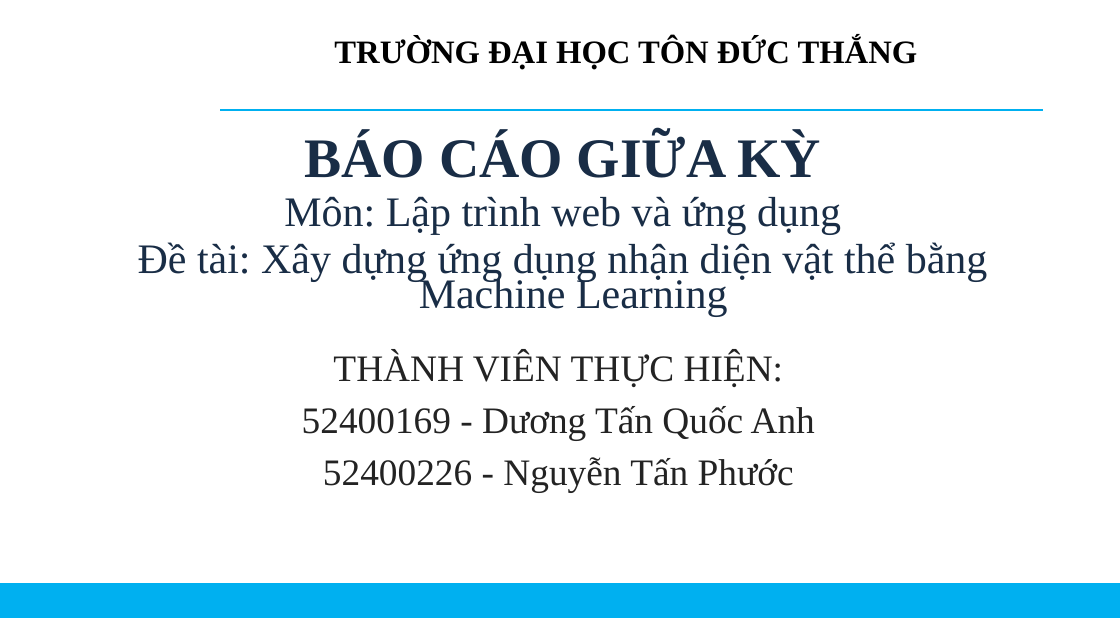
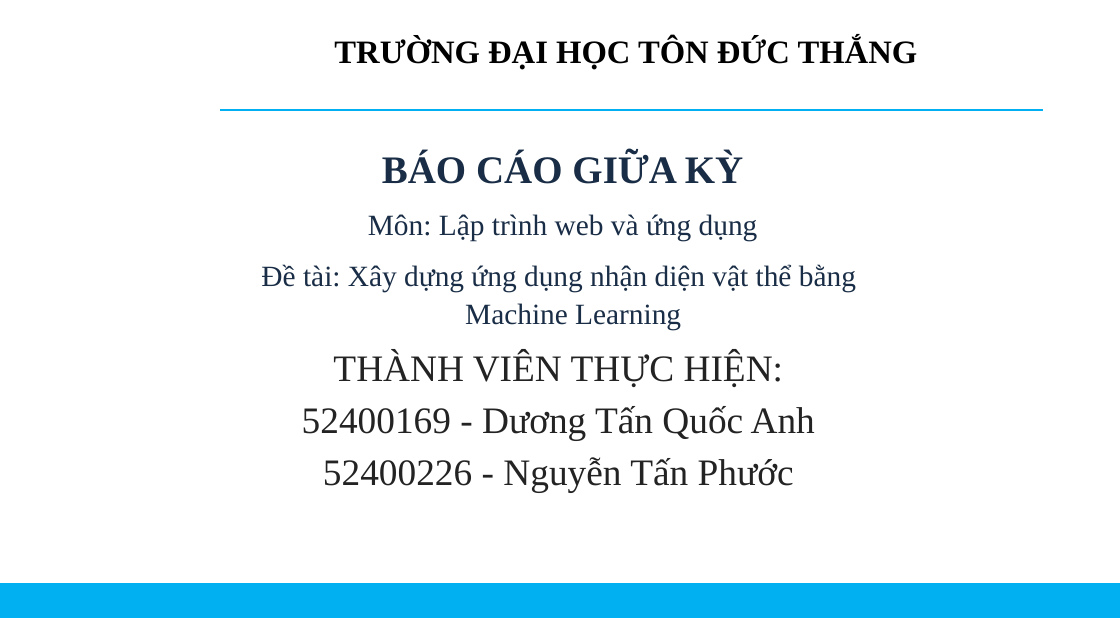
Before and after one commit to Phuoc156/Machine-Learning-Web, a slide deck: slide 1 of slide.pptx. Drawn at 1120x630 pixels with LibreOffice and Linux fonts; fonts in the diff are those of the drawing; background and template pictures are left out. Boxes give left, top, right and bottom in pixels: in the first picture for what was removed or moved away, otherwise in the second. Text is boxed around its words. In the diff, an @@ line names an element or a change of style, - is before the commit and + after.

```diff
--- a/slide.pptx
+++ b/slide.pptx
@@ text "BÁO CÁO GIỮA KỲ" at [261, 153, 856, 331]: size 47.8 to 33.5 pt in "BÁO CÁO GIỮA KỲ"; size 36 to 25.2 pt in "Môn: Lập trình web và ứng dụng", "Đề tài: Xây dựng ứng dụng nhận ..."; line spacing 0.7 to 1.1 @@
```
Also in this commit, not shown: 2 other slides changed, 1 slide added, 5 other files.
